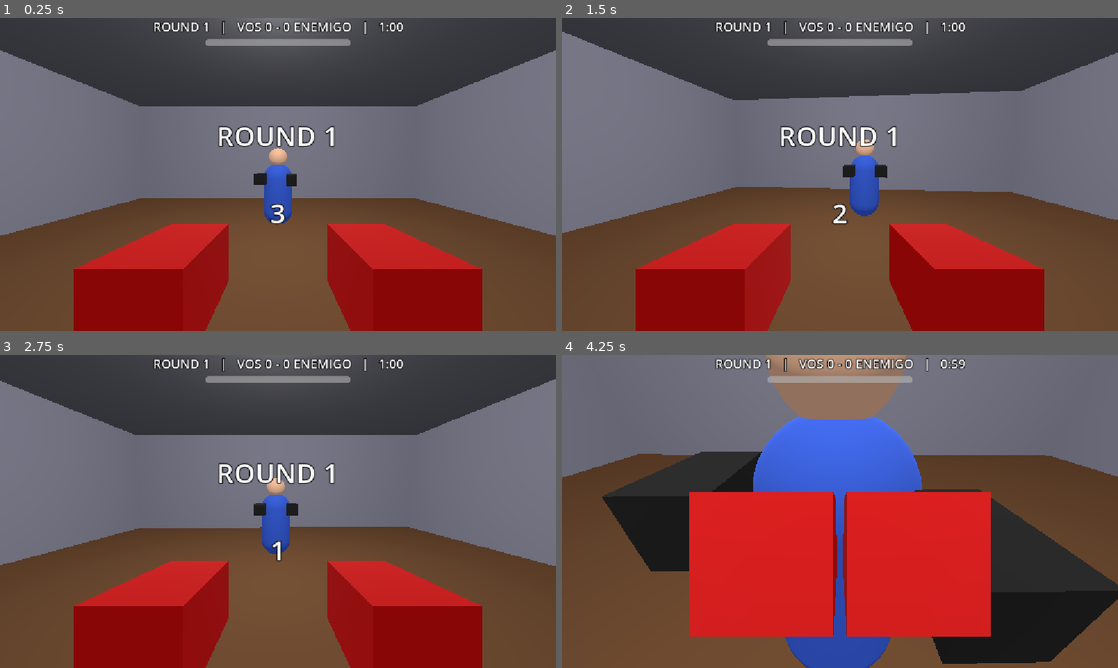
Above: before the commit, frames 1-4 (two rows, left to right).
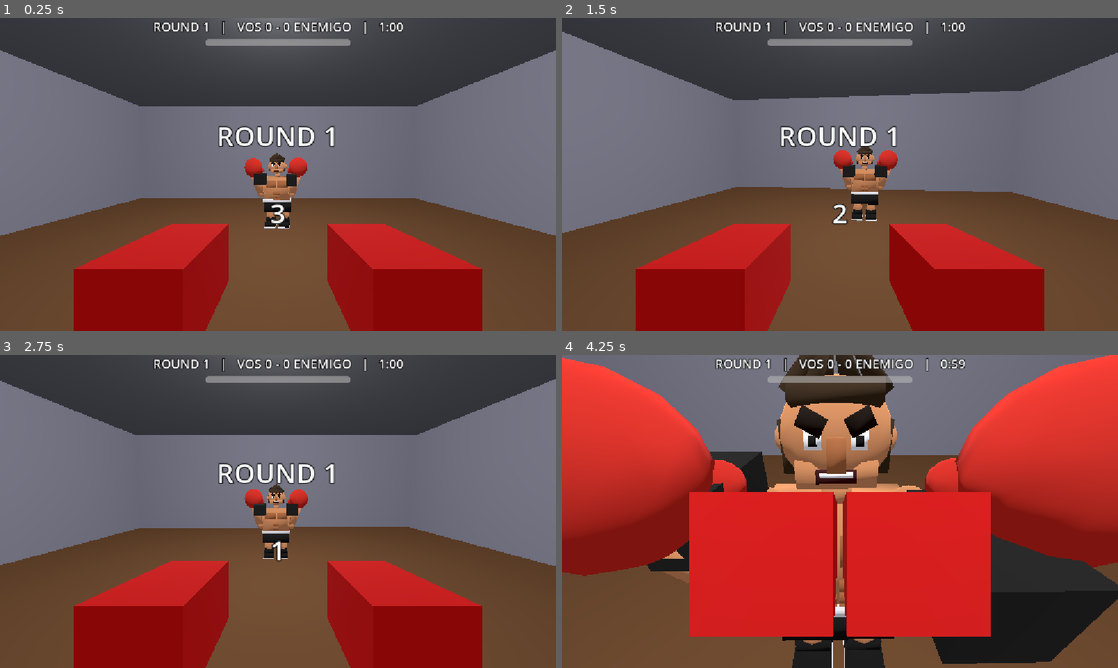
Above: after the commit, the same moments.

Repository: Rodimir909/JUEGO-VR
Game: Godot game, scene res://scenes/main.tscn
Same seed, same stepped clock (60 frames per second), same inputs: the game is played once before the commit and once after it. The project has no main scene, so this scene is started directly.
Inputs (mouse positions are in pixels of both pictures, inside the frame that each line leads up to):
- Up to frame 1 (0.25 s): no input
- Up to frame 2 (1.5 s): tap Enter at 0.5 s; move the mouse to (867, 174) at 0.52 s; hold E (block) 0.53-1.28 s; hold W (move_forward) from 0.53 s (still down); click (867, 174) at 0.67 s; move the mouse to (812, 174) at 1.27 s; tap E (block) at 1.35 s
- Up to frame 3 (2.75 s): keep holding W (move_forward); move the mouse to (289, 505) at 2.02 s; hold E (block) from 2.03 s (still down); click (289, 505) at 2.1 s
- Up to frame 4 (4.25 s): keep holding W (move_forward); move the mouse to (834, 517) at 2.77 s; release E (block) at 2.78 s; right-click (834, 517) at 2.85 s; click (834, 517) at 2.92 s; tap E (block) at 3.05 s; move the mouse to (878, 514) at 3.52 s; hold E (block) from 3.53 s (still down); tap R at 3.6 s

The runs differ from the first frame. In frame 1, 1.4% of the frame differs, in the area x 43-56%, y 41-68%; in frame 2, 1.5%; in frame 3, 1.4%; in frame 4, 42%, in the area x 0-100%, y 0-100%.

Commit message:
Replace enemy with animated boxer model

Diff:
--- a/scenes/enemy.tscn
+++ b/scenes/enemy.tscn
@@ -1,6 +1,7 @@
 [gd_scene format=3 uid="uid://rgb4b6juon8d"]
 
 [ext_resource type="Script" uid="uid://bwo7rvs827yyd" path="res://scripts/enemy.gd" id="1_enemy"]
+[ext_resource type="ArrayMesh" uid="uid://ckr1cx1kg22p1" path="res://Texturas/boxeador_retador.obj" id="2_boxer"]
 
 [sub_resource type="CapsuleShape3D" id="CapsuleShape3D_enemy"]
 radius = 0.4
@@ -33,15 +34,9 @@
 transform = Transform3D(1, 0, 0, 0, 1, 0, 0, 0, 1, 0, 0.95, 0)
 shape = SubResource("CapsuleShape3D_enemy")
 
-[node name="Body" type="MeshInstance3D" parent="." unique_id=47435503]
-transform = Transform3D(1, 0, 0, 0, 1, 0, 0, 0, 1, 0, 0.8, 0)
-material_override = SubResource("Mat_body")
-mesh = SubResource("CapsuleMesh_body")
-
-[node name="Head" type="MeshInstance3D" parent="." unique_id=957989477]
-transform = Transform3D(1, 0, 0, 0, 1, 0, 0, 0, 1, 0, 1.7, 0)
-material_override = SubResource("Mat_head")
-mesh = SubResource("SphereMesh_head")
+[node name="BoxerModel" type="MeshInstance3D" parent="." unique_id=47435503]
+transform = Transform3D(-0.62, 0, 0, 0, 0.62, 0, 0, 0, -0.62, 0, 0, 0)
+mesh = ExtResource("2_boxer")
 
 [node name="GloveR" type="MeshInstance3D" parent="." unique_id=1061799635]
 transform = Transform3D(1, 0, 0, 0, 1, 0, 0, 0, 1, 0.35, 1.2, -0.4)
--- a/scripts/enemy.gd
+++ b/scripts/enemy.gd
@@ -26,7 +26,7 @@
 
 @onready var glove_r: MeshInstance3D = $GloveR
 @onready var glove_l: MeshInstance3D = $GloveL
-@onready var body: MeshInstance3D = $Body
+@onready var body: MeshInstance3D = $BoxerModel
 
 var gravity: float = ProjectSettings.get_setting("physics/3d/default_gravity")
 var base_diff := 1.0
@@ -53,8 +53,10 @@
 var prev_player_punching := false
 var prev_dist := 0.0
 var ko := false
-var body_color: Color
+var body_rest_scale := Vector3.ONE
+var idle_time := 0.0
 var flash_tween: Tween
+var body_pose_tween: Tween
 var tweens: Dictionary = {}
 
 
@@ -62,7 +64,7 @@
 	# Dificultad según el round (arranca más alta y sube más)
 	base_diff = minf(1.25 + 0.25 * float(Global.round_number - 1), 2.0)
 	_update_difficulty()
-	body_color = (body.material_override as StandardMaterial3D).albedo_color
+	body_rest_scale = body.scale
 	Global.enemy_hit.connect(_on_enemy_hit)
 	Global.enemy_died.connect(_on_died)
 	_set_state(State.RECOVER, 0.35)
@@ -97,6 +99,8 @@
 		velocity.z = 0.0
 		move_and_slide()
 		return
+
+	_idle_animation(delta)
 
 	var to_player = Global.player_position - global_position
 	to_player.y = 0.0
@@ -271,6 +275,7 @@
 
 func _strike() -> void:
 	var heavy := attack == Attack.HEAVY
+	_animate_body_punch(heavy)
 	var mult := 1.2 if rage else 1.0
 	if _flat_distance() <= Global.enemy_attack_range + 0.4:
 		Global.damage_player((heavy_damage if heavy else jab_damage) * mult, heavy)
@@ -440,12 +445,11 @@
 
 
 func _on_enemy_hit(blocked: bool) -> void:
-	var mat := body.material_override as StandardMaterial3D
 	if flash_tween:
 		flash_tween.kill()
-	mat.albedo_color = Color(0.6, 0.7, 1.0) if blocked else Color(1, 1, 1)
+	body.scale = body_rest_scale * (1.02 if blocked else 1.05)
 	flash_tween = create_tween()
-	flash_tween.tween_property(mat, "albedo_color", body_color, 0.2)
+	flash_tween.tween_property(body, "scale", body_rest_scale, 0.16)
 	# Un golpe limpio interrumpe el ataque, salvo el pesado (super armadura).
 	# Además, a mayor dificultad y en furia, a veces aguanta el golpe y sigue.
 	if not blocked and state == State.WINDUP and attack != Attack.HEAVY:
@@ -468,3 +472,18 @@
 	var t := create_tween().set_parallel(true)
 	t.tween_property(self, "rotation:x", deg_to_rad(90.0), 0.6)
 	t.tween_property(self, "position:y", 0.3, 0.6)
+
+
+func _idle_animation(delta: float) -> void:
+	idle_time += delta
+	body.position.y = sin(idle_time * 4.0) * 0.018
+	body.rotation.z = sin(idle_time * 2.2) * 0.025
+
+
+func _animate_body_punch(heavy: bool) -> void:
+	if body_pose_tween and body_pose_tween.is_running():
+		body_pose_tween.kill()
+	body_pose_tween = create_tween()
+	var lean := deg_to_rad(10.0 if heavy else 5.0)
+	body_pose_tween.tween_property(body, "rotation:x", -lean, 0.08)
+	body_pose_tween.tween_property(body, "rotation:x", 0.0, 0.18)
